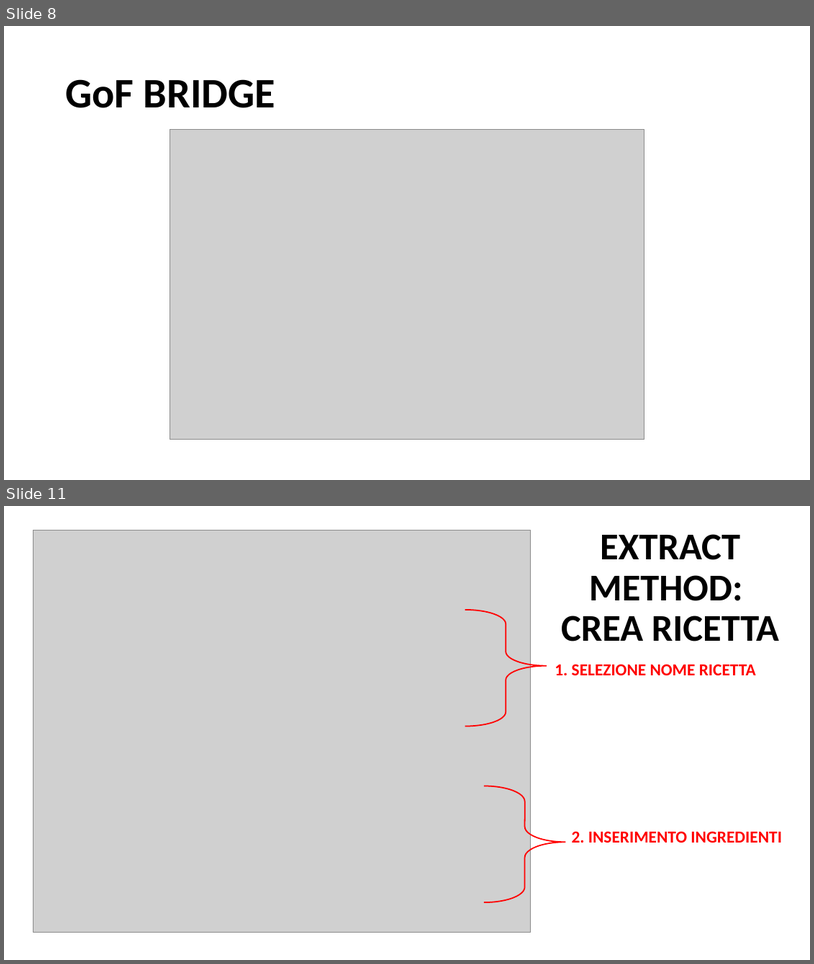
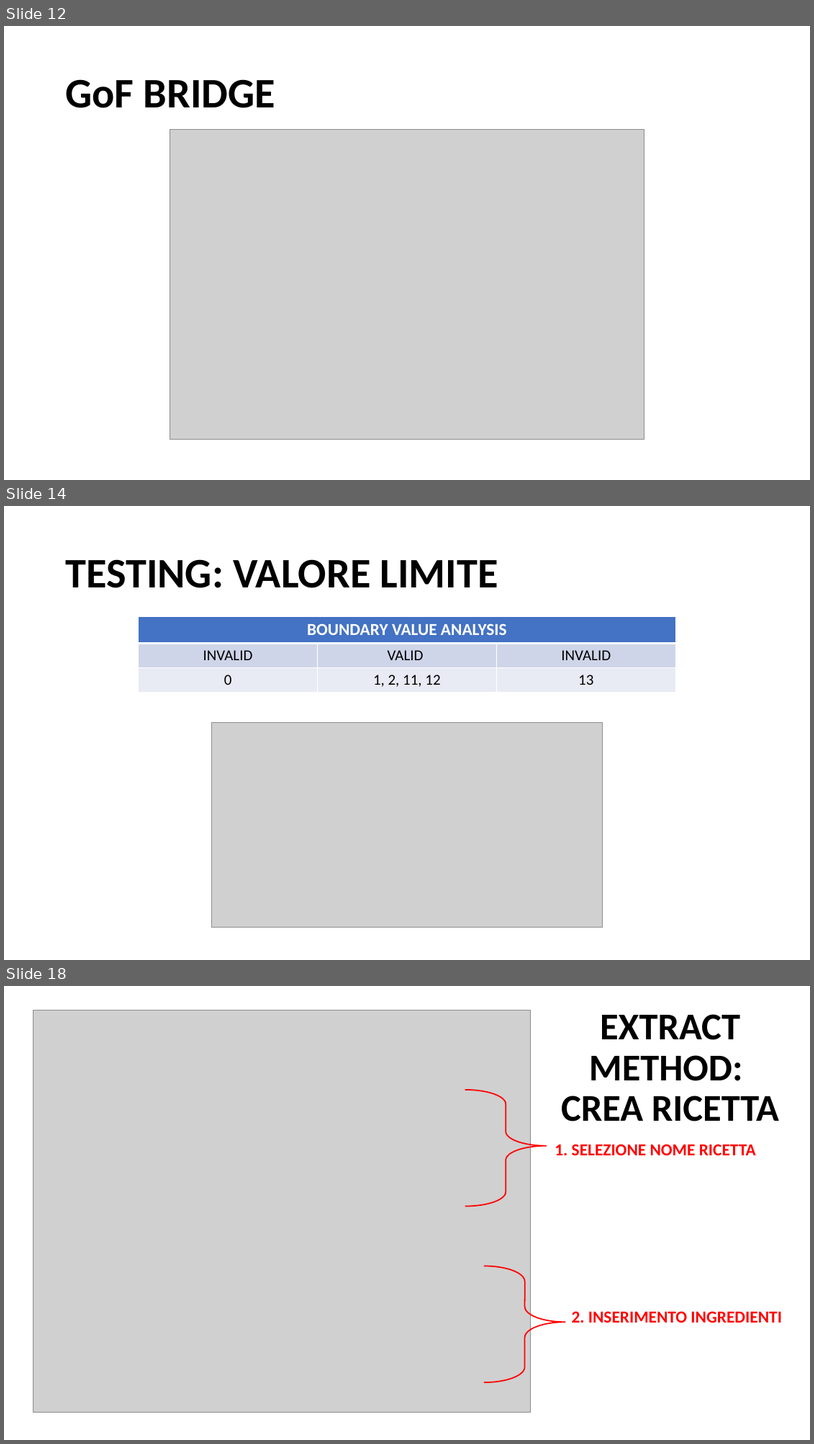
Before and after one commit to Inge-sw/IngeSw, a slide deck: Documenti/PROGETTO.pptx. Shown one above the other, each under a label of ours: slides 8 and 11 before the commit, slides 12, 14 and 18 after it; the slides between them are not shown. The pictures are 814x964 and 814x1444 pixels, drawn with LibreOffice and Linux fonts; fonts in the diff are those of the drawing; grey boxes stand for pictures; background and template pictures are left out. Boxes give left, top, right and bottom in pixels: in the first picture for what was removed or moved away, otherwise in the second. Text is boxed around its words. In the diff, an @@ line names an element or a change of style, - is before the commit and + after.

```diff
--- a/Documenti/PROGETTO.pptx
+++ b/Documenti/PROGETTO.pptx
@@ slide 14 added at box(4, 506, 810, 960), background picture (left out) @@
@@ title added at box(65, 559, 499, 588), 50 pt, text #000000, bold @@
+TESTING: VALORE LIMITE
@@ table added at box(139, 617, 676, 692), 3 rows, 3 columns @@
+BOUNDARY VALUE ANALYSIS |  | 
+INVALID | VALID | INVALID
+0 | 1, 2, 11, 12 | 13
@@ picture added at box(211, 723, 603, 927) @@
@@ what was slide 8 is now slide 12 @@
@@ what was slide 11 is now slide 18 @@
```
Also in this commit, not shown: 4 slides changed, 7 other slides added.
